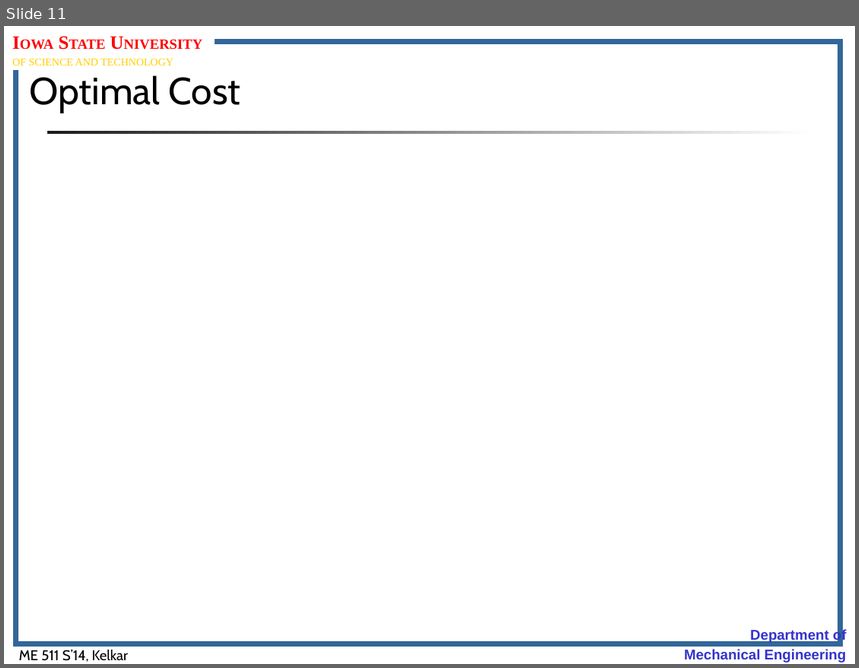
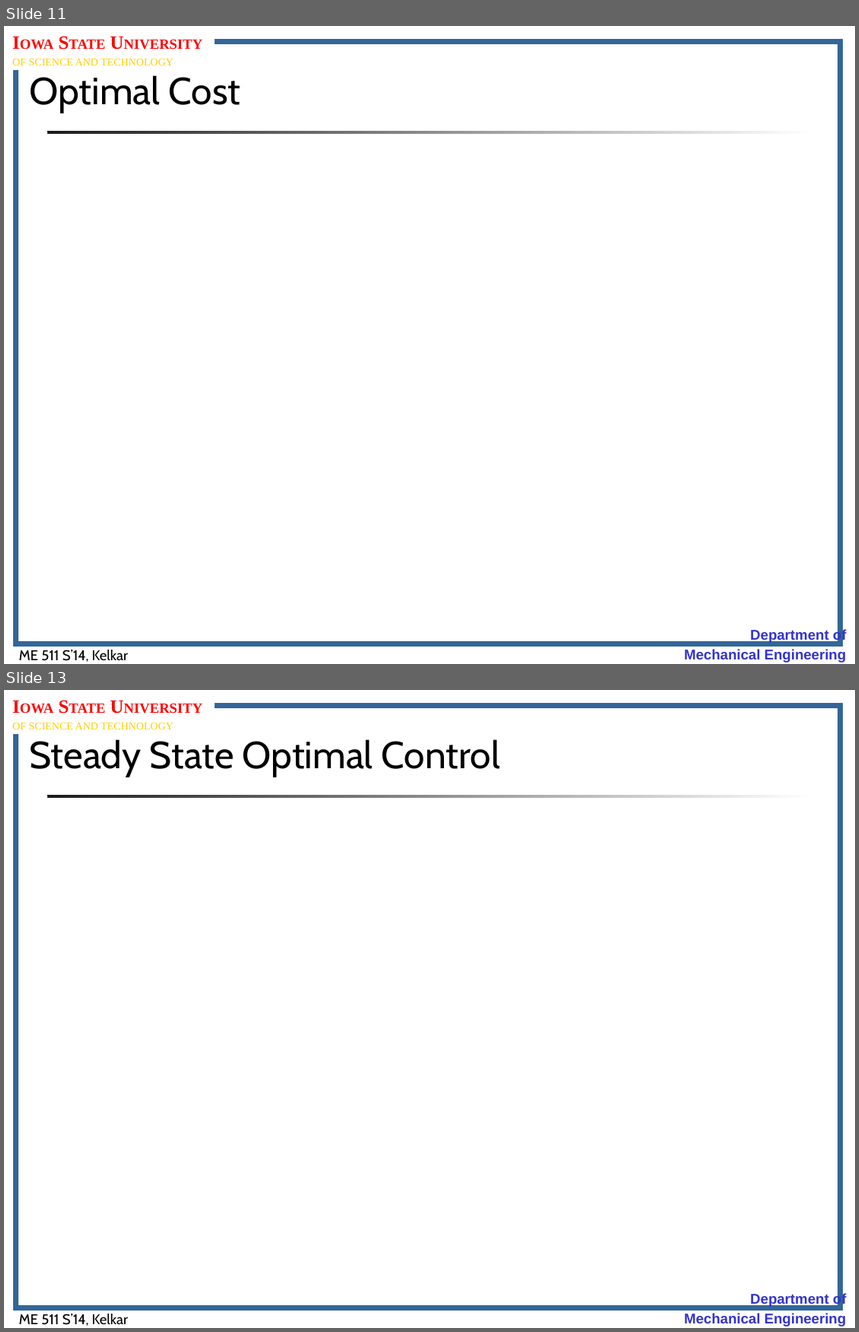
Before and after one commit to jasonnicholson/ME_511_Spring_2014_Lectures, a slide deck: me511_S14__Lect.Notes_Set15.pptx. Shown one above the other, each under a label of ours: slide 11 before the commit, slides 11 and 13 after it; the slides between them are not shown. The pictures are 859x668 and 859x1332 pixels, drawn with LibreOffice and Linux fonts; fonts in the diff are those of the drawing; grey boxes stand for pictures; background and template pictures are left out. Boxes give left, top, right and bottom in pixels: in the first picture for what was removed or moved away, otherwise in the second. Text is boxed around its words. In the diff, an @@ line names an element or a change of style, - is before the commit and + after.

```diff
--- a/me511_S14__Lect.Notes_Set15.pptx
+++ b/me511_S14__Lect.Notes_Set15.pptx
@@ slide 13 added at box(4, 690, 855, 1328), background #FFFFFF; not listed: 5 template elements that a slide beside it also shows @@
@@ title added at box(30, 739, 500, 776), 32 pt, text #000000 @@
+Steady State Optimal Control
```
Also in this commit, not shown: 6 other slides added.
